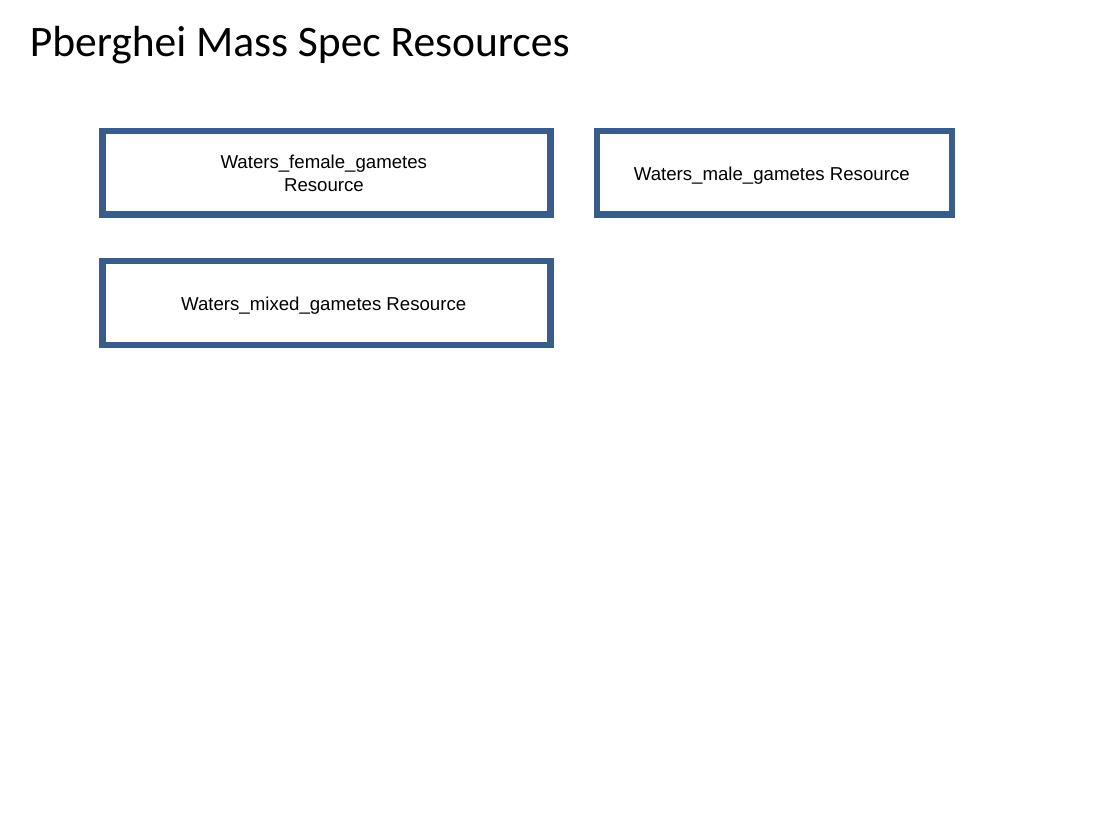
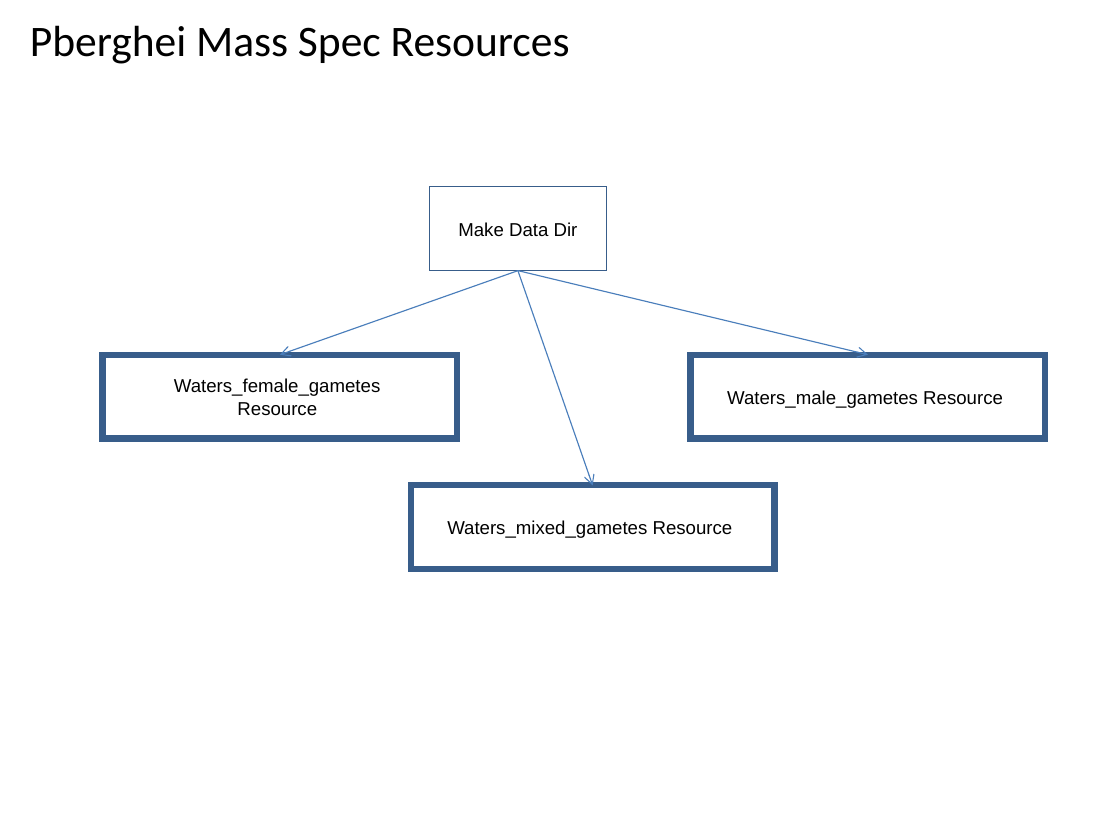
Before and after one commit to VEuPathDB/ApiCommonWorkflow, a slide deck: slide 23 of Main/doc/IntegratedWorkflow.ppt. Drawn at 1120x840 pixels with LibreOffice and Linux fonts; fonts in the diff are those of the drawing. Boxes give left, top, right and bottom in pixels: in the first picture for what was removed or moved away, otherwise in the second. Text is boxed around its words. In the diff, an @@ line names an element or a change of style, - is before the commit and + after.

```diff
--- a/Main/doc/IntegratedWorkflow.ppt
+++ b/Main/doc/IntegratedWorkflow.ppt
@@ rectangle added at box(429, 187, 606, 271), outline #385D8A 0.99 pt, 12 pt, text #000000 @@
+Make Data Dir
@@ arrow added from (519, 271) to (280, 355), #4A7EBB 0.74 pt @@
@@ arrow added from (517, 271) to (592, 485), #4A7EBB 0.74 pt @@
@@ arrow added from (517, 271) to (868, 355), #4A7EBB 0.74 pt @@
@@ rectangle "Waters_female_gametes": place and size @@
-rectangle "Waters_female_gametes" at box(103, 131, 551, 215)
+rectangle "Waters_female_gametes" at box(103, 355, 458, 439)
@@ rectangle "Waters_male_gametes Resource": place and size @@
-rectangle "Waters_male_gametes Resource" at box(597, 131, 952, 215)
+rectangle "Waters_male_gametes Resource" at box(691, 355, 1046, 439)
@@ rectangle "Waters_mixed_gametes Resource": place and size @@
-rectangle "Waters_mixed_gametes Resource" at box(103, 261, 551, 345)
+rectangle "Waters_mixed_gametes Resource" at box(411, 485, 775, 569)
```
Also in this commit, not shown: 33 other slides changed.
